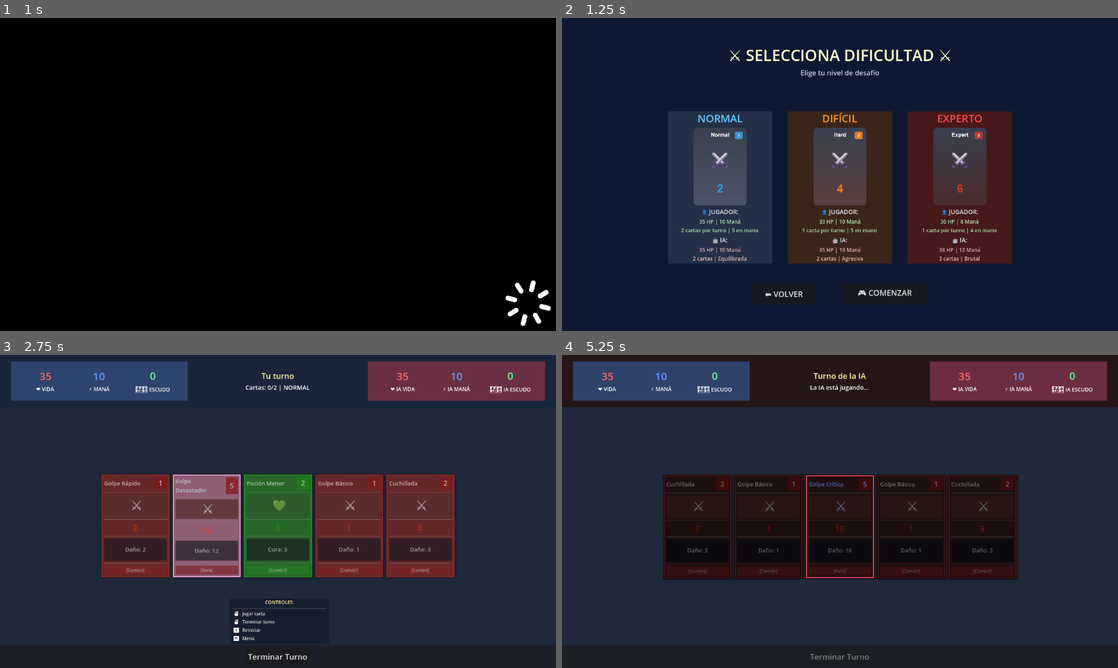
Above: before the commit, frames 1-4 (two rows, left to right).
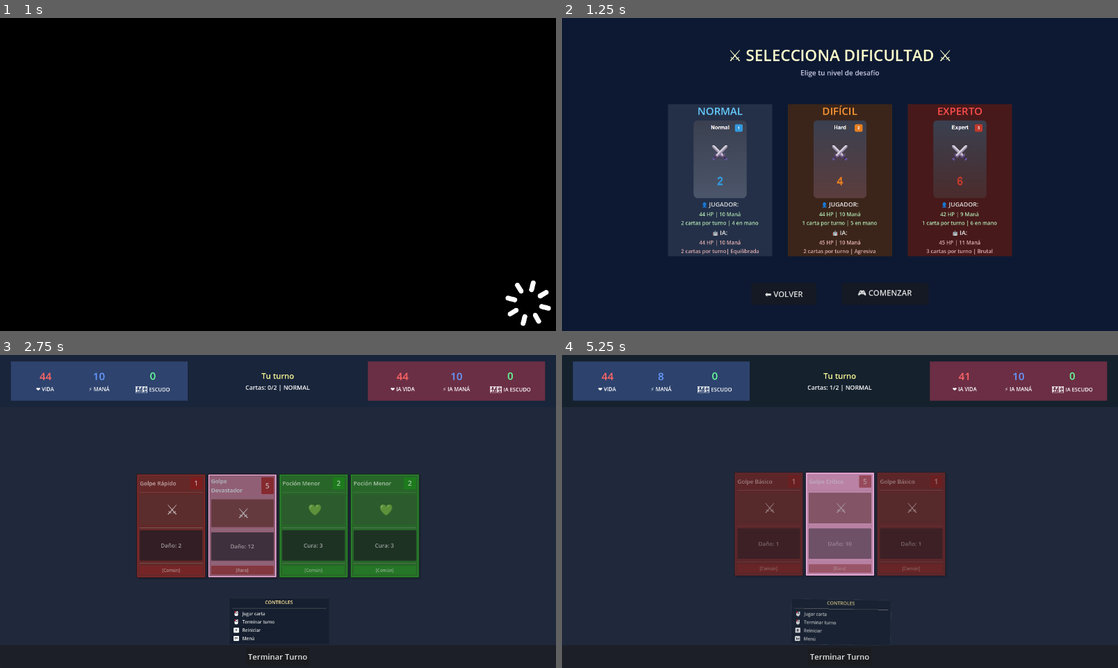
Above: after the commit, the same moments.

Repository: lextrack/Cards
Game: Godot game, scene res://scenes/MainMenu.tscn
Two runs of this game, one before a commit and one after it. Both use one fixed random seed, a clock stepped at 60 frames per second and the inputs below.
Inputs (mouse positions are in pixels of both pictures, inside the frame that each line leads up to):
- Up to frame 1 (1 s): click "COMENZAR PARTIDA" at 0.5 s
- Up to frame 2 (1.25 s): no input
- Up to frame 3 (2.75 s): click "🎮 COMENZAR" at 1.25 s; tap Enter (ui_accept) at 2, 2.27 s; move the mouse to (400, 495) at 2.02 s; hold Right (ui_right) from 2.03 s (still down); hold H (gamepad_start) from 2.03 s (still down); click (400, 495) at 2.17 s
- Up to frame 4 (5.25 s): move the mouse to (695, 527) at 2.77 s; release Right (ui_right) at 2.78 s; release H (gamepad_start) at 2.78 s; hold Left (ui_left) 2.78-3.53 s; tap H (gamepad_start) at 2.85, 4.35 s; click (695, 527) at 2.92 s; tap Enter (ui_accept) at 3.02, 4.52, 5 s; tap R (restart_game) at 3.5 s; move the mouse to (734, 527) at 3.52 s; hold H (gamepad_start) 3.53-4.28 s; hold Right (ui_right) 3.53-5.03 s; click (734, 527) at 3.67 s; move the mouse to (695, 524) at 4.27 s; click (695, 524) at 4.42 s; move the mouse to (767, 527) at 5.02 s; hold Left (ui_left) from 5.03 s (still down); hold H (gamepad_start) from 5.03 s (still down); click (767, 527) at 5.17 s

Frame 1 is identical in both runs. In frame 2, 5.5% of the frame differs, in the area x 21-81%, y 27-79%; in frame 3, 14%; in frame 4, 21%, in the area x 7-82%, y 5-98%.

Commit message:
Balance in GameBalance script

Diff:
--- a/scenes/Card.tscn
+++ b/scenes/Card.tscn
@@ -170,9 +170,11 @@
 vertical_alignment = 1
 
 [node name="HSeparator2" type="HSeparator" parent="CardBackground/VBox"]
+visible = false
 layout_mode = 2
 
 [node name="StatsContainer" type="HBoxContainer" parent="CardBackground/VBox"]
+visible = false
 layout_mode = 2
 size_flags_vertical = 0
 
--- a/scenes/DifficultyMenu.tscn
+++ b/scenes/DifficultyMenu.tscn
@@ -66,10 +66,6 @@
 text = "Elige tu nivel de desafío"
 horizontal_alignment = 1
 
-[node name="Spacer1" type="Control" parent="MenuContainer"]
-custom_minimum_size = Vector2(0, 30)
-layout_mode = 2
-
 [node name="DifficultyContainer" type="HBoxContainer" parent="MenuContainer"]
 layout_mode = 2
 size_flags_vertical = 6
@@ -136,8 +132,8 @@
 layout_mode = 2
 theme_override_colors/font_color = Color(0.7, 0.9, 0.7, 1)
 theme_override_font_sizes/font_size = 12
-text = "35 HP | 10 Maná
-2 cartas por turno | 5 en mano"
+text = "44 HP | 10 Maná
+2 cartas por turno | 4 en mano"
 horizontal_alignment = 1
 
 [node name="AIStats" type="Label" parent="MenuContainer/DifficultyContainer/NormalContainer/NormalCard/NormalContent/NormalStats"]
@@ -151,8 +147,8 @@
 layout_mode = 2
 theme_override_colors/font_color = Color(0.9, 0.7, 0.7, 1)
 theme_override_font_sizes/font_size = 12
-text = "35 HP | 10 Maná
-2 cartas | Equilibrada"
+text = "44 HP | 10 Maná
+2 cartas por turno| Equilibrada"
 horizontal_alignment = 1
 
 [node name="Spacer2" type="Control" parent="MenuContainer/DifficultyContainer"]
@@ -220,7 +216,7 @@
 layout_mode = 2
 theme_override_colors/font_color = Color(0.7, 0.9, 0.7, 1)
 theme_override_font_sizes/font_size = 12
-text = "33 HP | 10 Maná
+text = "44 HP | 10 Maná
 1 carta por turno | 5 en mano"
 horizontal_alignment = 1
 
@@ -235,8 +231,8 @@
 layout_mode = 2
 theme_override_colors/font_color = Color(0.9, 0.7, 0.7, 1)
 theme_override_font_sizes/font_size = 12
-text = "35 HP | 10 Maná
-2 cartas | Agresiva"
+text = "45 HP | 10 Maná
+2 cartas por turno | Agresiva"
 horizontal_alignment = 1
 
 [node name="Spacer3" type="Control" parent="MenuContainer/DifficultyContainer"]
@@ -304,8 +300,8 @@
 layout_mode = 2
 theme_override_colors/font_color = Color(0.7, 0.9, 0.7, 1)
 theme_override_font_sizes/font_size = 12
-text = "30 HP | 8 Maná
-1 carta por turno | 4 en mano"
+text = "42 HP | 9 Maná
+1 carta por turno | 6 en mano"
 horizontal_alignment = 1
 
 [node name="AIStats" type="Label" parent="MenuContainer/DifficultyContainer/ExpertContainer/ExpertCard/ExpertContent/ExpertStats"]
@@ -319,8 +315,8 @@
 layout_mode = 2
 theme_override_colors/font_color = Color(0.9, 0.7, 0.7, 1)
 theme_override_font_sizes/font_size = 12
-text = "38 HP | 12 Maná
-3 cartas | Brutal"
+text = "45 HP | 11 Maná
+3 cartas por turno | Brutal"
 horizontal_alignment = 1
 
 [node name="ButtonsContainer" type="HBoxContainer" parent="MenuContainer"]
--- a/scripts/GameBalance.gd
+++ b/scripts/GameBalance.gd
@@ -5,23 +5,23 @@
 const DEFAULT_HAND_SIZE: int = 5
 const DEFAULT_DECK_SIZE: int = 30
 
-const DAMAGE_BONUS_TURN_1: int = 4
-const DAMAGE_BONUS_TURN_2: int = 7
-const DAMAGE_BONUS_TURN_3: int = 10
-const DAMAGE_BONUS_TURN_4: int = 15
+const DAMAGE_BONUS_TURN_1: int = 6
+const DAMAGE_BONUS_TURN_2: int = 12
+const DAMAGE_BONUS_TURN_3: int = 18
+const DAMAGE_BONUS_TURN_4: int = 25
 const DAMAGE_BONUS_1: int = 1
 const DAMAGE_BONUS_2: int = 2
 const DAMAGE_BONUS_3: int = 3
 const DAMAGE_BONUS_4: int = 4
 
-const TURN_END_DELAY: float = 0.5
-const GAME_RESTART_DELAY: float = 0.8
-const NEW_GAME_DELAY: float = 0.5
-const DEATH_RESTART_DELAY: float = 1.0
-const DECK_RESHUFFLE_NOTIFICATION: float = 1.2
-const AI_TURN_START_DELAY: float = 1.2
-const AI_CARD_NOTIFICATION_DELAY: float = 1.2
-const AI_CARD_PLAY_DELAY: float = 0.8
+const BASE_TURN_END_DELAY: float = 0.5
+const BASE_GAME_RESTART_DELAY: float = 0.8
+const BASE_NEW_GAME_DELAY: float = 0.5
+const BASE_DEATH_RESTART_DELAY: float = 1.0
+const BASE_DECK_RESHUFFLE_NOTIFICATION: float = 1.2
+const BASE_AI_TURN_START_DELAY: float = 1.2
+const BASE_AI_CARD_NOTIFICATION_DELAY: float = 1.2
+const BASE_AI_CARD_PLAY_DELAY: float = 0.8
 
 const AI_CARD_POPUP_DURATION: float = 1.2
 const GAME_NOTIFICATION_DRAW_DURATION: float = 1.5
@@ -30,6 +30,10 @@
 const GAME_NOTIFICATION_END_DURATION: float = 2.5
 const GAME_NOTIFICATION_AUTO_TURN_DURATION: float = 1.5
 
+const MIN_HEAL_CARDS: int = 3
+const MIN_SHIELD_CARDS: int = 2
+const MIN_ATTACK_CARDS: int = 20
+
 enum Difficulty {
 	NORMAL,
 	HARD,
@@ -40,27 +44,27 @@
 	match difficulty:
 		"normal":
 			return {
-				"hp": 35,
+				"hp": 44,
 				"mana": DEFAULT_MANA,
 				"cards_per_turn": 2,
-				"hand_size": DEFAULT_HAND_SIZE,
+				"hand_size": 4,
 				"deck_size": DEFAULT_DECK_SIZE
 			}
 		"hard":
 			return {
-				"hp": 33,
-				"mana": DEFAULT_MANA,
+				"hp": 44,
+				"mana": 11,
 				"cards_per_turn": 1,
-				"hand_size": DEFAULT_HAND_SIZE,
+				"hand_size": 5,
 				"deck_size": DEFAULT_DECK_SIZE
 			}
 		"expert":
 			return {
-				"hp": 30,
-				"mana": 8,
+				"hp": 42,
+				"mana": 9,
 				"cards_per_turn": 1,
-				"hand_size": 4,
-				"deck_size": 25
+				"hand_size": 6,
+				"deck_size": 28
 			}
 		_:
 			return get_player_config("normal")
@@ -69,7 +73,7 @@
 	match difficulty:
 		"normal":
 			return {
-				"hp": 35,
+				"hp": 44,
 				"mana": DEFAULT_MANA,
 				"cards_per_turn": 2,
 				"hand_size": DEFAULT_HAND_SIZE,
@@ -79,47 +83,46 @@
 			}
 		"hard":
 			return {
-				"hp": 35,
+				"hp": 45,
 				"mana": DEFAULT_MANA,
 				"cards_per_turn": 2,
 				"hand_size": DEFAULT_HAND_SIZE,
 				"deck_size": DEFAULT_DECK_SIZE,
-				"aggression": 0.7,
-				"heal_threshold": 0.3
-			}
-		"expert":
-			return {
-				"hp": 38,
-				"mana": 12,
+				"aggression": 0.6,
+				"heal_threshold": 0.35
+			}
+		"expert":
+			return {
+				"hp": 45,
+				"mana": 11,
 				"cards_per_turn": 3,
 				"hand_size": 6,
 				"deck_size": DEFAULT_DECK_SIZE,
-				"aggression": 0.8,
-				"heal_threshold": 0.25
+				"aggression": 0.7,
+				"heal_threshold": 0.31
 			}
 		_:
 			return get_ai_config("normal")
 
 static func get_card_distribution(difficulty: String) -> Dictionary:
-	# Player use this
 	match difficulty:
 		"normal":
 			return {
-				"attack_ratio": 0.8,
-				"heal_ratio": 0.10,
-				"shield_ratio": 0.08
-			}
-		"hard":
-			return {
-				"attack_ratio": 0.85,
-				"heal_ratio": 0.12,
-				"shield_ratio": 0.15
-			}
-		"expert":
-			return {
-				"attack_ratio": 0.78,
-				"heal_ratio": 0.08,
-				"shield_ratio": 0.25
+				"attack_ratio": 0.75,
+				"heal_ratio": 0.15,
+				"shield_ratio": 0.10
+			}
+		"hard":
+			return {
+				"attack_ratio": 0.70,
+				"heal_ratio": 0.22,
+				"shield_ratio": 0.13
+			}
+		"expert":
+			return {
+				"attack_ratio": 0.75,
+				"heal_ratio": 0.20,
+				"shield_ratio": 0.18
 			}
 		_:
 			return get_card_distribution("normal")
@@ -145,13 +148,13 @@
 		0:
 			return "Sin bonus"
 		1:
-			return "Daño aumento en +1"
+			return "Daño aumentado en +1"
 		2:
-			return "Daño aumento en +2"
+			return "Daño aumentado en +2"
 		3:
-			return "Daño aumento en +3"
+			return "Daño aumentado en +3"
 		4:
-			return "Daño aumento en +4"
+			return "Daño aumentado en +4"
 		_:
 			return "Bonus: +" + str(bonus) + " daño"
 
@@ -161,11 +164,11 @@
 static func get_difficulty_description(difficulty: String) -> String:
 	match difficulty:
 		"normal":
-			return "Equilibrado - Lo más simple"
-		"hard":
-			return "Desafiante - IA más fuerte, tú juegas 1 carta"
-		"expert":
-			return "Experto - Recursos limitados, IA poderosa"
+			return "Equilibrado"
+		"hard":
+			return "Desafiante"
+		"expert":
+			return "Brutal"
 		_:
 			return "Dificultad desconocida"
 
@@ -179,16 +182,112 @@
 	player.max_hand_size = config.hand_size
 	player.difficulty = difficulty
 
-	if is_ai and config.has("aggression"):
-		pass
+static func create_balanced_deck_guaranteed(difficulty: String, deck_size: int = 30) -> Array:
+	var distribution = get_card_distribution(difficulty)
+	var templates = CardProbability.get_all_card_templates()
+	var deck = []
+
+	var attack_templates = []
+	var heal_templates = []
+	var shield_templates = []
+
+	for template in templates:
+		match template.type:
+			"attack":
+				attack_templates.append(template)
+			"heal":
+				heal_templates.append(template)
+			"shield":
+				shield_templates.append(template)
+
+	var min_heals = MIN_HEAL_CARDS if difficulty == "hard" else 2
+	var min_shields = MIN_SHIELD_CARDS
+	var min_attacks = MIN_ATTACK_CARDS
+
+	var target_attacks = max(min_attacks, int(deck_size * distribution.attack_ratio))
+	var target_heals = max(min_heals, int(deck_size * distribution.heal_ratio))
+	var target_shields = max(min_shields, int(deck_size * distribution.shield_ratio))
+
+	var total_target = target_attacks + target_heals + target_shields
+	if total_target != deck_size:
+		var diff = deck_size - total_target
+		target_attacks += diff
+
+	deck.append_array(_generate_cards_from_templates_weighted(attack_templates, target_attacks))
+	deck.append_array(_generate_cards_from_templates_weighted(heal_templates, target_heals))
+	deck.append_array(_generate_cards_from_templates_weighted(shield_templates, target_shields))
+
+	deck.shuffle()
+	return deck
+
+static func _generate_cards_from_templates_weighted(templates: Array, count: int) -> Array:
+	var cards = []
+	var pool = []
+
+	for template in templates:
+		for i in range(template.weight):
+			pool.append(template)
+
+	var rarity_guaranteed = {}
+	for template in templates:
+		if not rarity_guaranteed.has(template.rarity):
+			rarity_guaranteed[template.rarity] = template
+
+	for rarity in rarity_guaranteed.keys():
+		if cards.size() < count:
+			var template = rarity_guaranteed[rarity]
+			var card = CardData.new(
+				template.name,
+				template.cost,
+				template.damage,
+				template.heal,
+				template.shield,
+				template.type,
+				template.description
+			)
+			cards.append(card)
+
+	for i in range(cards.size(), count):
+		if pool.size() > 0:
+			var random_index = randi() % pool.size()
+			var selected_template = pool[random_index]
+
+			var card = CardData.new(
+				selected_template.name,
+				selected_template.cost,
+				selected_template.damage,
+				selected_template.heal,
+				selected_template.shield,
+				selected_template.type,
+				selected_template.description
+			)
+
+			cards.append(card)
+
+	return cards
 
 static func get_balance_stats(difficulty: String) -> Dictionary:
 	var player_config = get_player_config(difficulty)
 	var ai_config = get_ai_config(difficulty)
 	var card_dist = get_card_distribution(difficulty)
 
-	var player_power = player_config.hp + (player_config.mana * 2) + (player_config.cards_per_turn * 10)
-	var ai_power = ai_config.hp + (ai_config.mana * 2) + (ai_config.cards_per_turn * 10)
+	var player_power = (
+		player_config.hp +
+		(player_config.mana * 2) +
+		(player_config.cards_per_turn * 12) +
+		(player_config.hand_size * 3) +
+		(card_dist.heal_ratio * 20) +
+		(card_dist.shield_ratio * 15)
+	)
+
+	var ai_power = (
+		ai_config.hp +
+		(ai_config.mana * 2) +
+		(ai_config.cards_per_turn * 12) +
+		(ai_config.hand_size * 3) +
+		(ai_config.aggression * 15) +
+		((1.0 - ai_config.heal_threshold) * 10)
+	)
 
 	return {
 		"difficulty": difficulty,
@@ -196,27 +295,44 @@
 		"ai_power": ai_power,
 		"balance_ratio": float(ai_power) / float(player_power),
 		"attack_percentage": int(card_dist.attack_ratio * 100),
-		"description": get_difficulty_description(difficulty)
+		"heal_percentage": int(card_dist.heal_ratio * 100),
+		"shield_percentage": int(card_dist.shield_ratio * 100),
+		"description": get_difficulty_description(difficulty),
+		"balanced": abs(float(ai_power) / float(player_power) - 1.0) < 0.3
 	}
 
-static func get_timer_delay(timer_type: String) -> float:
+static func get_timer_delay(timer_type: String, difficulty: String = "normal") -> float:
+	var base_delay = _get_base_timer_delay(timer_type)
+
+	var speed_multiplier = 1.0
+	match difficulty:
+		"expert":
+			speed_multiplier = 0.8
+		"hard":
+			speed_multiplier = 0.9
+		_:
+			speed_multiplier = 1.0
+
+	return base_delay * speed_multiplier
+
+static func _get_base_timer_delay(timer_type: String) -> float:
 	match timer_type:
 		"turn_end":
-			return TURN_END_DELAY
+			return BASE_TURN_END_DELAY
 		"game_restart":
-			return GAME_RESTART_DELAY
+			return BASE_GAME_RESTART_DELAY
 		"new_game":
-			return NEW_GAME_DELAY
+			return BASE_NEW_GAME_DELAY
 		"death_restart":
-			return DEATH_RESTART_DELAY
+			return BASE_DEATH_RESTART_DELAY
 		"deck_reshuffle":
-			return DECK_RESHUFFLE_NOTIFICATION
+			return BASE_DECK_RESHUFFLE_NOTIFICATION
 		"ai_turn_start":
-			return AI_TURN_START_DELAY
+			return BASE_AI_TURN_START_DELAY
 		"ai_card_notification":
-			return AI_CARD_NOTIFICATION_DELAY
+			return BASE_AI_CARD_NOTIFICATION_DELAY
 		"ai_card_play":
-			return AI_CARD_PLAY_DELAY
+			return BASE_AI_CARD_PLAY_DELAY
 		"ai_card_popup":
 			return AI_CARD_POPUP_DURATION
 		"notification_draw":
@@ -231,3 +347,27 @@
 			return GAME_NOTIFICATION_AUTO_TURN_DURATION
 		_:
 			return 1.0
+
+static func validate_balance() -> Dictionary:
+	var results = {}
+	for difficulty in get_available_difficulties():
+		var stats = get_balance_stats(difficulty)
+		results[difficulty] = {
+			"balanced": stats.balanced,
+			"ratio": stats.balance_ratio,
+			"warning": stats.balance_ratio > 1.4 or stats.balance_ratio < 0.7,
+			"recommendation": _get_balance_recommendation(stats.balance_ratio)
+		}
+	return results
+
+static func _get_balance_recommendation(ratio: float) -> String:
+	if ratio > 1.3:
+		return "IA demasiado fuerte - considera reducir su poder"
+	elif ratio < 0.8:
+		return "Jugador demasiado fuerte - considera aumentar desafío"
+	elif ratio > 1.15:
+		return "Ligeramente favorable a IA - balance bueno para dificultad alta"
+	elif ratio < 0.9:
+		return "Ligeramente favorable al jugador - consider para dificultad baja"
+	else:
+		return "Balance excelente"
